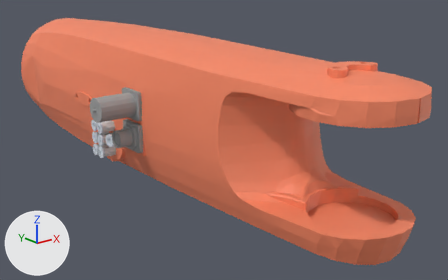
The OBJ model docs/public/sim/models/kuka_vcmx/KR_10_R1100_CR/A4.obj as it was, and as the next commit left it.
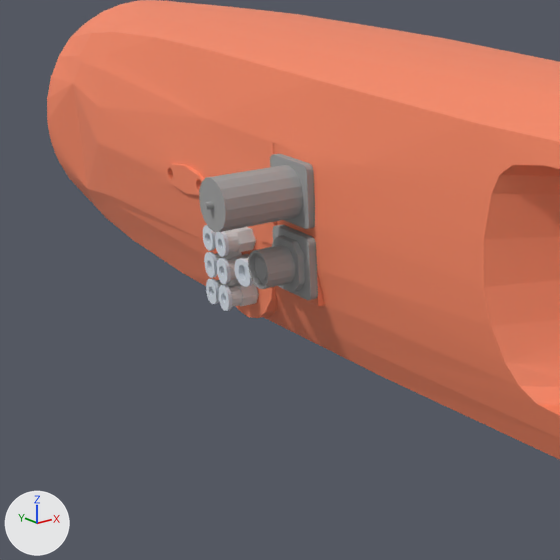
There are two pictures of each version: one whole from a 50 mm lens placed at (-0.293, -0.235, 0.129), pointed at (0.014, 0.148, -0.025), one close up on the part from 0% to 56% of the width and 6% to 97% of the height. The axes (+X, +Y, +Z) are drawn at lower left. The lights are the same throughout. The last two pictures show the newer version. Where no turn or scale is listed for an object, it has been applied to the vertices. Vertices at exactly the same position are counted once.

Objects in the first close-up: 'A4'.
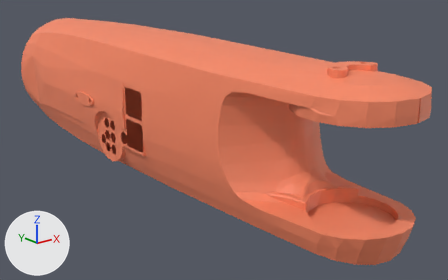
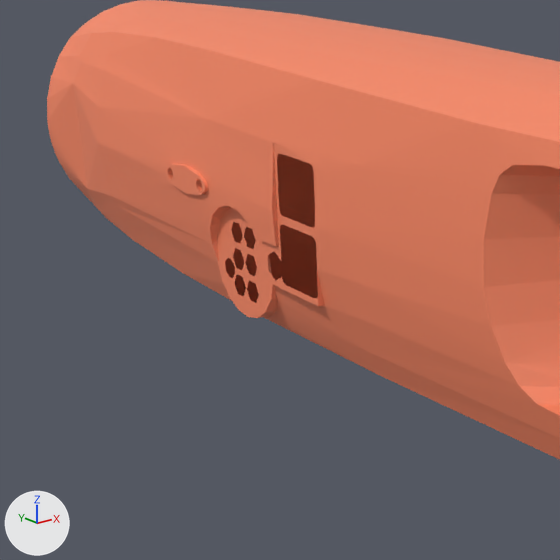
The edits, one by one:
me_a4 is used by ob_a4; location (0.0, 0.0, 0.0).
me_a4 had 2225 vertices, 4221 faces and spanned x -0.087..0.055, y -0.042..0.408, z -0.06..0.06.
me_a4 now has 1234 vertices, 2163 faces and spans x -0.056..0.055, y -0.042..0.408, z -0.06..0.06.
me_a4 part 1: 961 vertices removed from x -0.087..-0.052, y 0.167..0.233, z -0.043..0.022.
Other edits to the shape of me_a4 do not show in these pictures.
me_a4 no longer uses material mat_mat_1 (yellow #ffff00).
me_a4 no longer uses material mat_mat_2 (white #d7dfe8).
me_a4 no longer uses material mat_mat_3 (light grey #d2d2d2).
me_a4 no longer uses material mat_mat_4 (grey #9f9f9f).

Pixel boxes (x1, y1, x2, y2) of what changed, in the close-ups (560 x 560 px):
part 1 of me_a4, deleted
    before: (199, 154, 318, 311)
